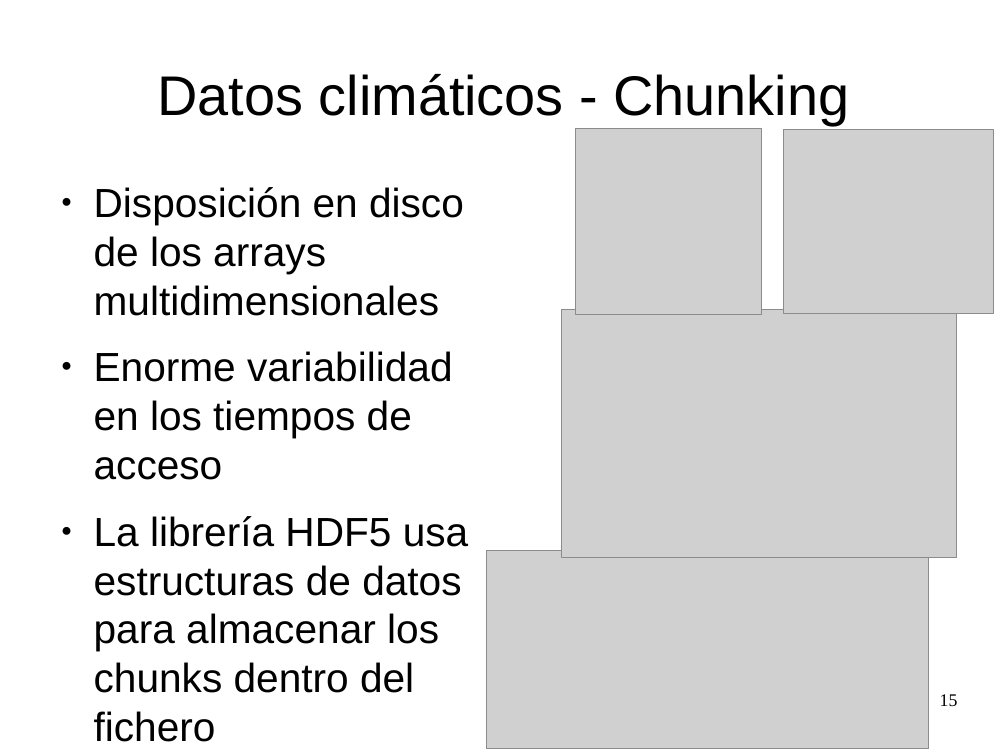
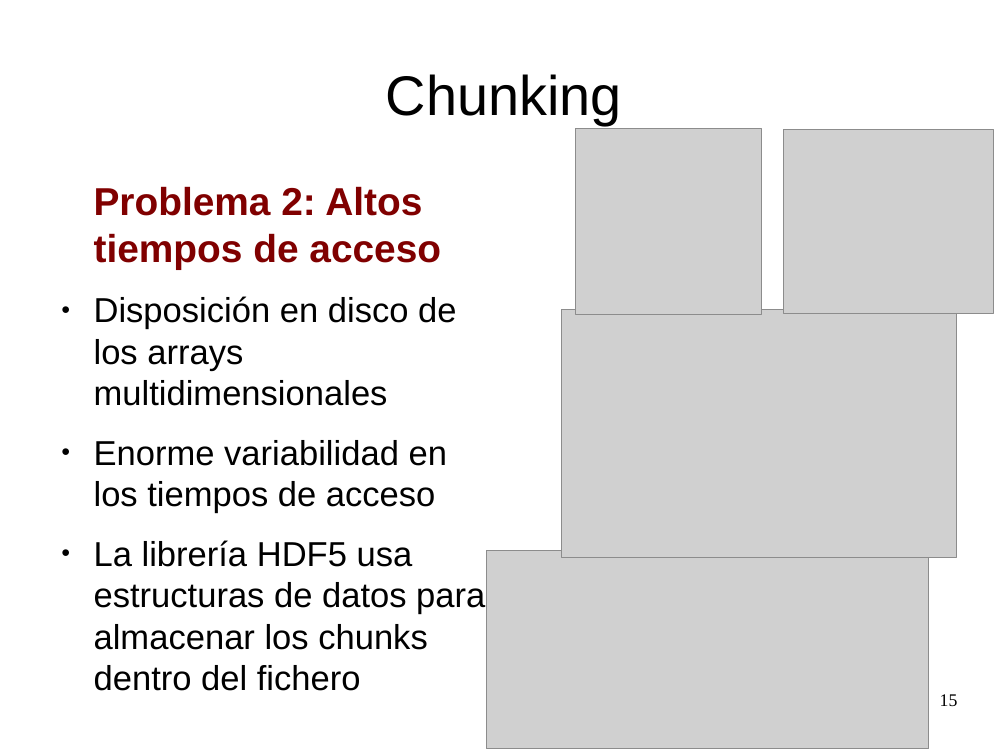
Before and after one commit to zequihg50/tfm, a slide deck: slide 15 of presentacion.odp. Drawn at 1008x756 pixels with LibreOffice and Linux fonts; fonts in the diff are those of the drawing; grey boxes stand for pictures. Boxes give left, top, right and bottom in pixels: in the first picture for what was removed or moved away, otherwise in the second. Text is boxed around its words. In the diff, an @@ line names an element or a change of style, - is before the commit and + after.

```diff
--- a/presentacion.odp
+++ b/presentacion.odp
@@ title at (386,74,622,125): text changed @@
-Datos climáticos - Chunking
+Chunking
@@ text at (94,186,441,269): paragraph added @@
+Problema 2: Altos tiempos de acceso
@@ text at (94,296,485,650): size 32 to 27.2 pt in "Disposición en disco de los arrays multidimensionales", "Enorme variabilidad en los tiempos de acceso", "La librería HDF5 usa estructuras de datos ..." @@
```
Also in this commit, not shown: 16 other slides changed, 2 slides added, 2 slides removed, 1 other file.
